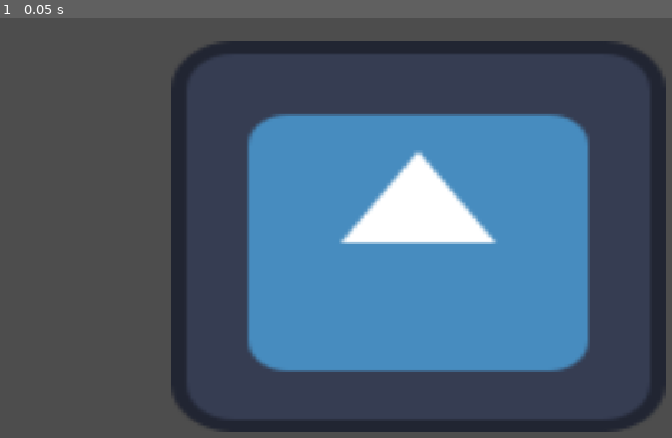
Above: before the commit, frame 1.
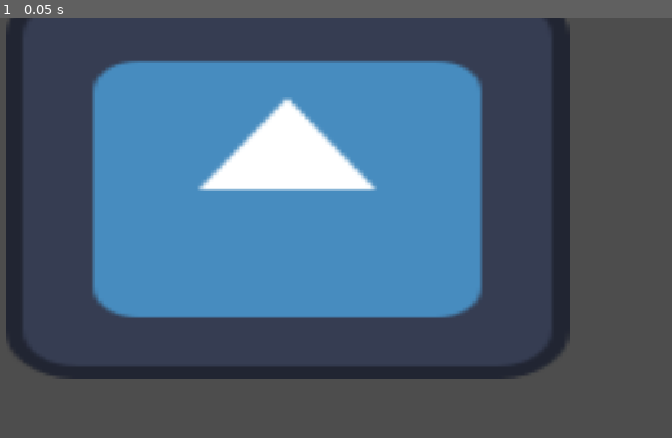
Above: after the commit, the same moment.

Repository: gunjit-gyawali/collab-try
Game: Godot game, scene res://node_2d.tscn
Two runs of this game, one before a commit and one after it. Both use one fixed random seed, a clock stepped at 60 frames per second and the inputs below. The project has no main scene, so this scene is started directly. The engine's default icon, where the game draws it, is replaced by a stand-in: a white triangle on a blue panel in a dark square.
Inputs:
- Up to frame 1 (0.05 s): no input

The runs differ from the first frame. In frame 1, 50% of the frame differs, in the area x 0-100%, y 0-99%.
Error after the commit: Parse Error: Unexpected identifier "print" in class body. (res://node_2d.gd:1)

Commit message:
bakclodi by gunjit

Diff:
--- /dev/null
+++ b/node_2d.gd
@@ -0,0 +1 @@
+print("hello world")
--- a/node_2d.tscn
+++ b/node_2d.tscn
@@ -1,5 +1,6 @@
 [gd_scene format=3 uid="uid://c7dhq4k04pote"]
 
+[ext_resource type="Script" uid="uid://dw0p3khjom41" path="res://node_2d.gd" id="1_0e48y"]
 [ext_resource type="Texture2D" uid="uid://bkadqq8r6e632" path="res://icon.svg" id="1_wtcfe"]
 
 [sub_resource type="CanvasItemMaterial" id="CanvasItemMaterial_n27jj"]
@@ -7,6 +8,7 @@
 [sub_resource type="TileSet" id="TileSet_yw88p"]
 
 [node name="Node2D" type="Node2D" unique_id=1133584642]
+script = ExtResource("1_0e48y")
 
 [node name="TileMap" type="TileMap" parent="." unique_id=1164790414]
 material = SubResource("CanvasItemMaterial_n27jj")
@@ -14,6 +16,6 @@
 format = 2
 
 [node name="Icon" type="Sprite2D" parent="." unique_id=2089300761]
-position = Vector2(673, 315)
-scale = Vector2(5.5664063, 4.390625)
+position = Vector2(484.37503, 238)
+scale = Vector2(6.353515, 4.390625)
 texture = ExtResource("1_wtcfe")
Not shown, added: node_2d.gd.uid
